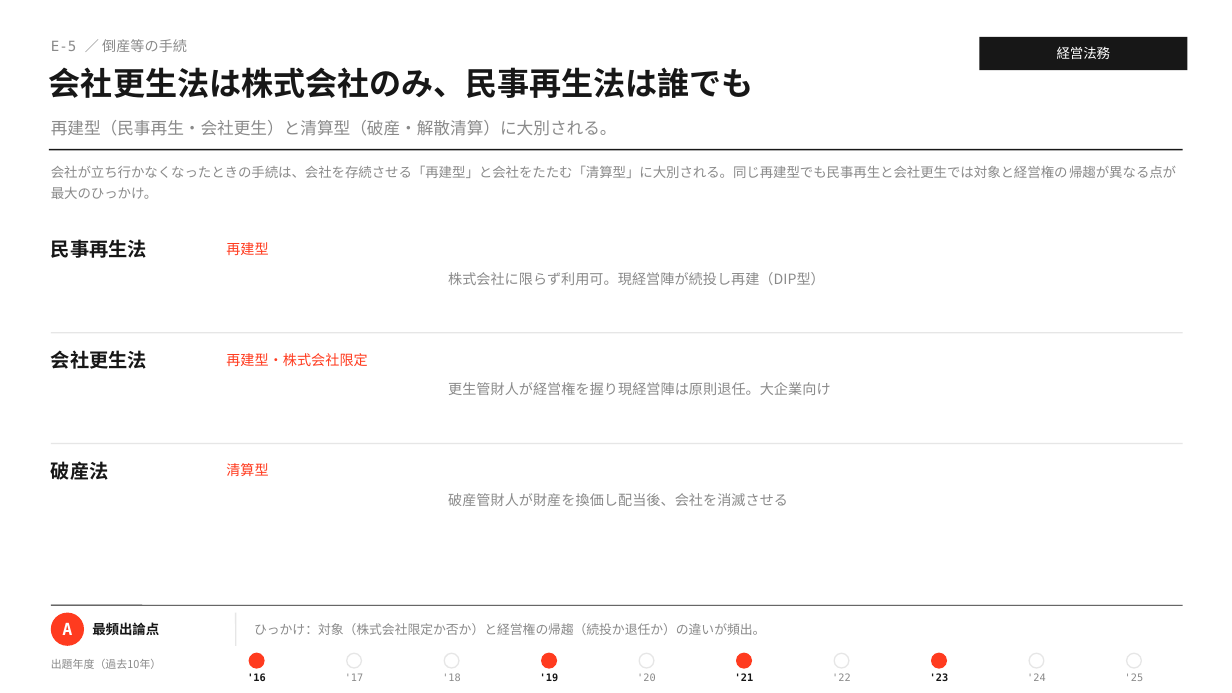
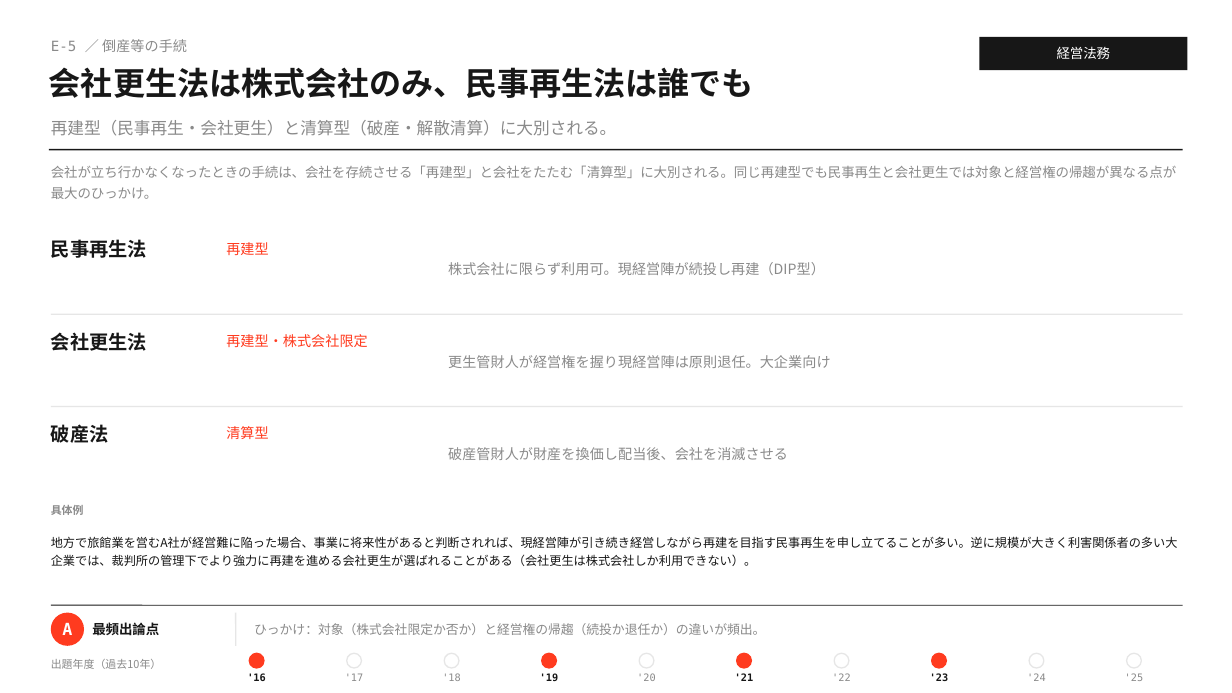
Before and after one commit to MasatoshiSano/SMEC, a slide deck: slide 9 of slides/1st_stage/E_business_law.pptx. Drawn at 1232x693 pixels with LibreOffice and Linux fonts; fonts in the diff are those of the drawing. Boxes give left, top, right and bottom in pixels: in the first picture for what was removed or moved away, otherwise in the second. Text is boxed around its words. In the diff, an @@ line names an element or a change of style, - is before the commit and + after.

```diff
--- a/slides/1st_stage/E_business_law.pptx
+++ b/slides/1st_stage/E_business_law.pptx
@@ text "株式会社に限らず利用可。現経営陣が続投し再建（DIP型）": place and size @@
-text "株式会社に限らず利用可。現経営陣が続投し再建（DIP型）" at bbox=[448, 272, 825, 285]
+text "株式会社に限らず利用可。現経営陣が続投し再建（DIP型）" at bbox=[448, 262, 825, 275]
@@ 2 texts, 1 line: place and size @@
-2 texts, 1 line at bbox=[51, 333, 1183, 369]
+2 texts, 1 line at bbox=[51, 314, 1183, 351]
@@ text "更生管財人が経営権を握り現経営陣は原則退任。大企業向け": place and size @@
-text "更生管財人が経営権を握り現経営陣は原則退任。大企業向け" at bbox=[448, 382, 830, 395]
+text "更生管財人が経営権を握り現経営陣は原則退任。大企業向け" at bbox=[448, 355, 830, 368]
@@ 2 texts, 1 line: place and size @@
-2 texts, 1 line at bbox=[51, 444, 1183, 480]
+2 texts, 1 line at bbox=[51, 407, 1183, 443]
@@ text "破産管財人が財産を換価し配当後、会社を消滅させる": place and size @@
-text "破産管財人が財産を換価し配当後、会社を消滅させる" at bbox=[448, 493, 788, 506]
+text "破産管財人が財産を換価し配当後、会社を消滅させる" at bbox=[448, 447, 788, 460]
@@ text added at bbox=[51, 505, 1178, 566], 9.5 pt, text #171717 @@
+具体例
+地方で旅館業を営むA社が経営難に陥った場合、事業に将来性があると判断されれば、現経営陣が引き続き経営しながら再建を目指す民事再生を申し立てることが多い。逆に規模が大きく利害関係者の多い大企業では、裁判所の管理下でより強力に再建を進める会社更生が選ばれることがある（会社更生は株式会社しか利用できない）。
```
Also in this commit, not shown: 17 other slides changed, 2 other files.
